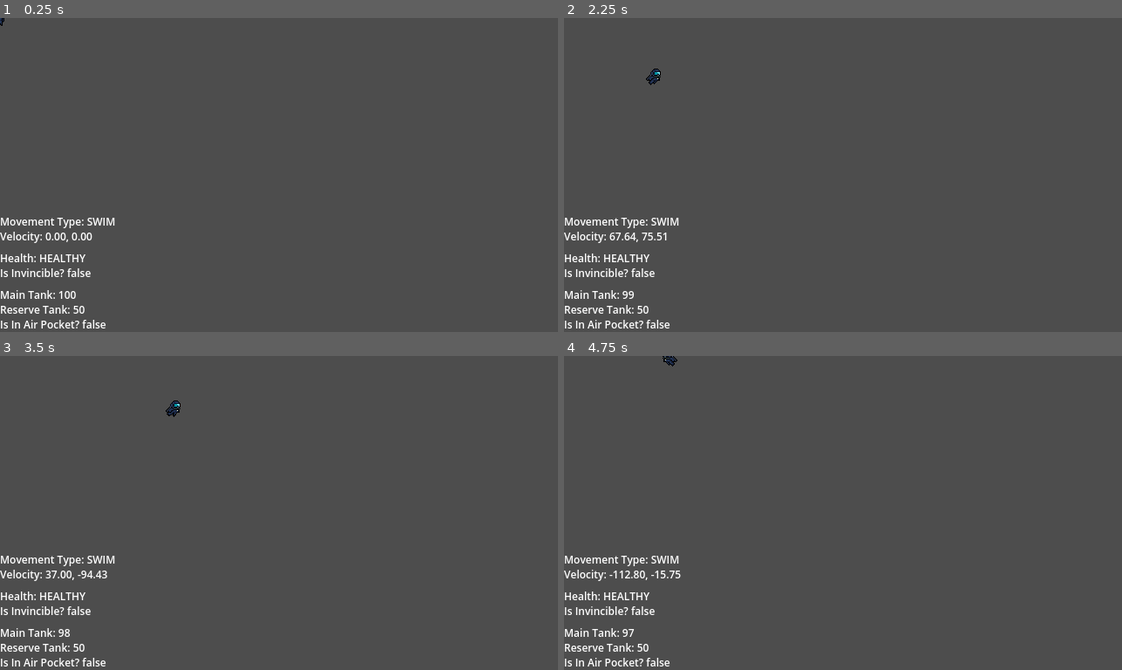
Above: before the commit, frames 1-4 (two rows, left to right).
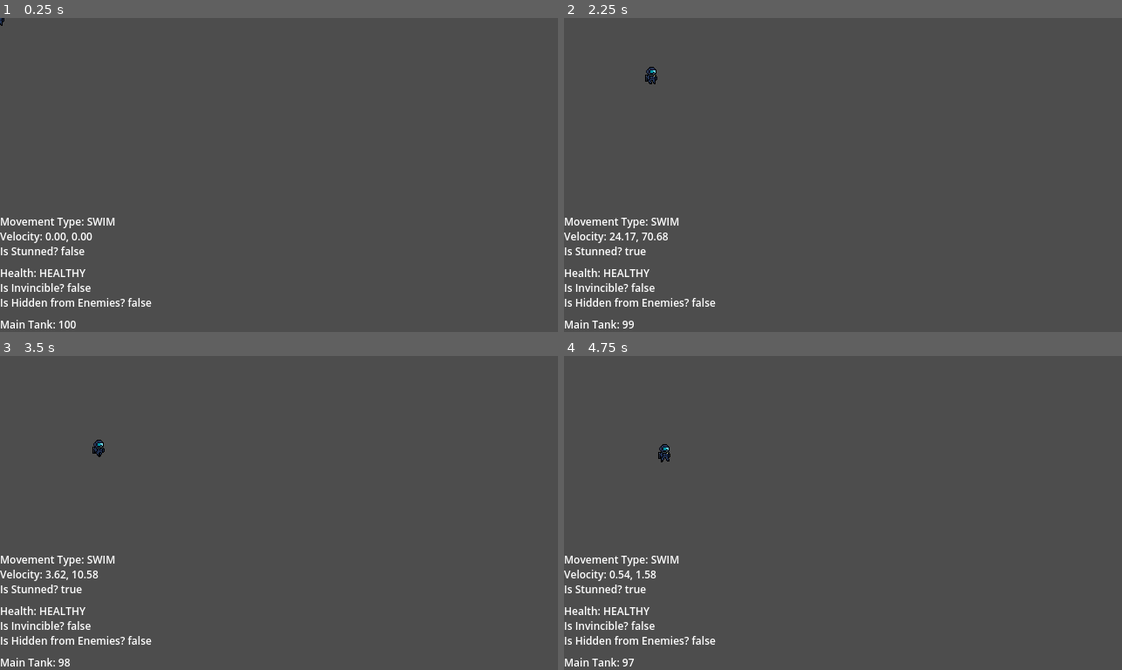
Above: after the commit, the same moments.

Repository: Absolute-Cinema-GameDev/callisto-game
Game: Godot game, scene res://scenes/entities/player/player.tscn
The game is run twice, just before and just after one commit, with the same random seed, the same clock (stepped at 60 frames per second) and the same inputs. This scene is started directly instead of the project's main scene.
Inputs:
- Up to frame 1 (0.25 s): no input
- Up to frame 2 (2.25 s): tap Enter at 0.5 s; hold D (move_right) 0.53-1.28 s; hold Space (interact) 0.53-1.28 s; hold S (move_down) 1.28-2.03 s; tap Space (interact) at 1.35 s; hold D (move_right) from 2.03 s (still down); hold Space (interact) from 2.03 s (still down)
- Up to frame 3 (3.5 s): release D (move_right) at 2.78 s; release Space (interact) at 2.78 s; hold W (move_up) from 2.78 s (still down); tap Space (interact) at 2.85 s
- Up to frame 4 (4.75 s): release W (move_up) at 3.53 s; hold Space (interact) 3.53-4.28 s; hold A (move_left) from 3.53 s (still down); tap Space (interact) at 4.35 s

The runs differ from the first frame. In frame 1, 1.8% of the frame differs, in the area x 0-28%, y 72-99%; in frame 2, 2.0%; in frame 3, 2.1%; in frame 4, 2.1%, in the area x 0-28%, y 0-99%.

Commit message:
feat: add is_stunned and is_hidden property

Diff:
--- a/scenes/entities/player/player.gd
+++ b/scenes/entities/player/player.gd
@@ -8,6 +8,8 @@
 signal main_oxygen_changed  ## Fires when main_tank_capacity is changed
 signal reserve_oxygen_changed  ## Fires when reserve_tank_capacity is changed
 signal is_in_airpocket_changed  ## Fires when player moves in/out of airpockets
+signal is_hidden_from_enemies_changed  ## Fires when player moves in/out of seaweed bushes
+signal is_stunned_changed  ## Fires when player stun status is changed
 
 enum MovementType { WALK, SWIM }
 enum HealthStatus { HEALTHY, CRITICAL, DEAD }
@@ -42,11 +44,18 @@
 @export var is_invincible: bool = false:
 	get = get_is_invincible,
 	set = _set_is_invincible
+@export var is_hidden_from_enemies: bool = false:
+	get = get_is_hidden_from_enemies,
+	set = set_is_hidden_from_enemies
+@export var is_stunned: bool = false:
+	get = get_is_stunned,
+	set = set_is_stunned
 
 @onready var animplayer: AnimatedSprite2D = $Animate
 @onready var interact_ray: RayCast2D = $InteractRay
 @onready var invincible_timer: Timer = $InvincibleTimer
 @onready var heal_timer: Timer = $HealTimer
+@onready var stun_timer: Timer = $StunTimer
 @onready var hurtbox: CollisionShape2D = $Hurtbox  ## Use this for damage calculation
 @onready var collision_box: CollisionShape2D = $CollisionBox
 
@@ -75,6 +84,14 @@
 
 func get_is_invincible() -> bool:
 	return is_invincible
+
+
+func get_is_hidden_from_enemies() -> bool:
+	return is_hidden_from_enemies
+
+
+func get_is_stunned() -> bool:
+	return is_stunned
 
 
 #-- SETTERS
@@ -109,6 +126,16 @@
 func _set_is_invincible(value: bool):
 	is_invincible_changed.emit(value)
 	is_invincible = value
+
+
+func set_is_hidden_from_enemies(value: bool):
+	is_hidden_from_enemies_changed.emit(value)
+	is_hidden_from_enemies = value
+
+
+func set_is_stunned(value: bool):
+	is_stunned_changed.emit(value)
+	is_stunned = value
 
 
 #-- MOVEMENT
@@ -183,11 +210,14 @@
 ## Every physics frame, process movement
 func _physics_process(_delta: float) -> void:
 	var input_vector = Vector2.ZERO
-	input_vector.x = (
-		Input.get_action_strength("move_right") - Input.get_action_strength("move_left")
-	)
-	input_vector.y = Input.get_action_strength("move_down") - Input.get_action_strength("move_up")
-	input_vector = input_vector.normalized()
+	if not is_stunned:  # Keep vector at ZERO when stunned
+		input_vector.x = (
+			Input.get_action_strength("move_right") - Input.get_action_strength("move_left")
+		)
+		input_vector.y = (
+			Input.get_action_strength("move_down") - Input.get_action_strength("move_up")
+		)
+		input_vector = input_vector.normalized()
 
 	if movement_type == MovementType.SWIM:
 		_move_swim(input_vector)
@@ -237,7 +267,7 @@
 
 func _on_test_timer_timeout() -> void:
 	# TODO: ini testing buat damage aja
-	take_damage()
+	stun()
 
 
 #-- INTERACTION
@@ -271,3 +301,15 @@
 	else:
 		if health_status != HealthStatus.DEAD:
 			take_damage()
+
+
+#-- STUN ROCK
+
+
+func stun() -> void:
+	is_stunned = true
+	stun_timer.start()
+
+
+func _on_stun_timer_timeout() -> void:
+	is_stunned = false
--- a/scenes/entities/player/player.tscn
+++ b/scenes/entities/player/player.tscn
@@ -203,12 +203,17 @@
 wait_time = 5.0
 one_shot = true
 
-[node name="TestTimer" type="Timer" parent="."]
-wait_time = 5.0
-autostart = true
-
 [node name="OxygenTimer" type="Timer" parent="."]
 wait_time = 1.5
+autostart = true
+
+[node name="StunTimer" type="Timer" parent="."]
+wait_time = 3.0
+one_shot = true
+
+[node name="TestTimer" type="Timer" parent="."]
+wait_time = 2.0
+one_shot = true
 autostart = true
 
 [node name="DebugHUD" type="CanvasLayer" parent="."]
@@ -241,6 +246,11 @@
 theme_override_font_sizes/font_size = 12
 text = "Velocity: 0, 0"
 
+[node name="Stunned" type="Label" parent="DebugHUD/HUDBase/Container/MovementGroup"]
+layout_mode = 2
+theme_override_font_sizes/font_size = 12
+text = "Is Stunned? FALSE"
+
 [node name="HealthGroup" type="VBoxContainer" parent="DebugHUD/HUDBase/Container"]
 layout_mode = 2
 theme_override_constants/separation = 0
@@ -254,6 +264,11 @@
 layout_mode = 2
 theme_override_font_sizes/font_size = 12
 text = "Is Invincible? FALSE"
+
+[node name="Hidden" type="Label" parent="DebugHUD/HUDBase/Container/HealthGroup"]
+layout_mode = 2
+theme_override_font_sizes/font_size = 12
+text = "Is Hidden from Enemies? FALSE"
 
 [node name="OxygenGroup" type="VBoxContainer" parent="DebugHUD/HUDBase/Container"]
 layout_mode = 2
@@ -276,12 +291,15 @@
 
 [connection signal="health_changed" from="." to="." method="_on_health_changed"]
 [connection signal="health_changed" from="." to="DebugHUD/HUDBase" method="_on_player_health_changed"]
+[connection signal="is_hidden_from_enemies_changed" from="." to="DebugHUD/HUDBase" method="_on_player_is_hidden_from_enemies_changed"]
 [connection signal="is_in_airpocket_changed" from="." to="DebugHUD/HUDBase" method="_on_player_is_in_airpocket_changed"]
 [connection signal="is_invincible_changed" from="." to="DebugHUD/HUDBase" method="_on_player_is_invincible_changed"]
+[connection signal="is_stunned_changed" from="." to="DebugHUD/HUDBase" method="_on_player_is_stunned_changed"]
 [connection signal="main_oxygen_changed" from="." to="DebugHUD/HUDBase" method="_on_player_main_oxygen_changed"]
 [connection signal="movement_type_changed" from="." to="DebugHUD/HUDBase" method="_on_player_movement_type_changed"]
 [connection signal="reserve_oxygen_changed" from="." to="DebugHUD/HUDBase" method="_on_player_reserve_oxygen_changed"]
 [connection signal="timeout" from="InvincibleTimer" to="." method="_on_invincible_timer_timeout"]
 [connection signal="timeout" from="HealTimer" to="." method="_on_heal_timer_timeout"]
+[connection signal="timeout" from="OxygenTimer" to="." method="_on_oxygen_timer_timeout"]
+[connection signal="timeout" from="StunTimer" to="." method="_on_stun_timer_timeout"]
 [connection signal="timeout" from="TestTimer" to="." method="_on_test_timer_timeout"]
-[connection signal="timeout" from="OxygenTimer" to="." method="_on_oxygen_timer_timeout"]
--- a/scenes/entities/player/player_debug_hud.gd
+++ b/scenes/entities/player/player_debug_hud.gd
@@ -7,6 +7,8 @@
 @onready var maintank_label = $Container/OxygenGroup/MainTank
 @onready var reservetank_label = $Container/OxygenGroup/ReserveTank
 @onready var airpocket_label = $Container/OxygenGroup/AirPocket
+@onready var hidden_label = $Container/HealthGroup/Hidden
+@onready var stunned_label = $Container/MovementGroup/Stunned
 
 
 func _ready() -> void:
@@ -17,9 +19,11 @@
 	velocity_label.text = (
 		"Velocity: " + str("%0.2f" % player.velocity.x) + ", " + str("%0.2f" % player.velocity.y)
 	)
+	stunned_label.text = "Is Stunned? " + str(player.is_stunned)
 
 	health_label.text = "Health: " + str(Player.HealthStatus.keys()[player.health_status])
 	invincible_label.text = "Is Invincible? " + str(player.is_invincible)
+	hidden_label.text = "Is Hidden from Enemies? " + str(player.is_hidden_from_enemies)
 
 	maintank_label.text = "Main Tank: " + str(player.main_tank_capacity)
 	reservetank_label.text = "Reserve Tank: " + str(player.reserve_tank_capacity)
@@ -55,3 +59,11 @@
 
 func _on_player_is_in_airpocket_changed(value) -> void:
 	airpocket_label.text = "Is In Air Pocket? " + str(value)
+
+
+func _on_player_is_stunned_changed(value) -> void:
+	stunned_label.text = "Is Stunned? " + str(value)
+
+
+func _on_player_is_hidden_from_enemies_changed(value) -> void:
+	hidden_label.text = "Is Hidden from Enemies? " + str(value)
